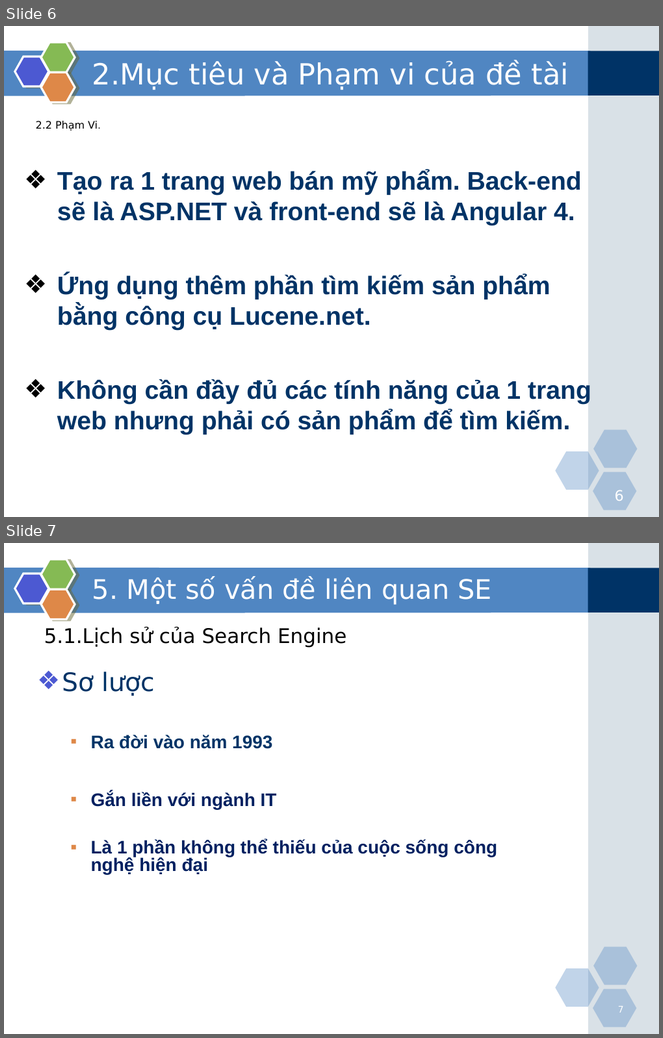
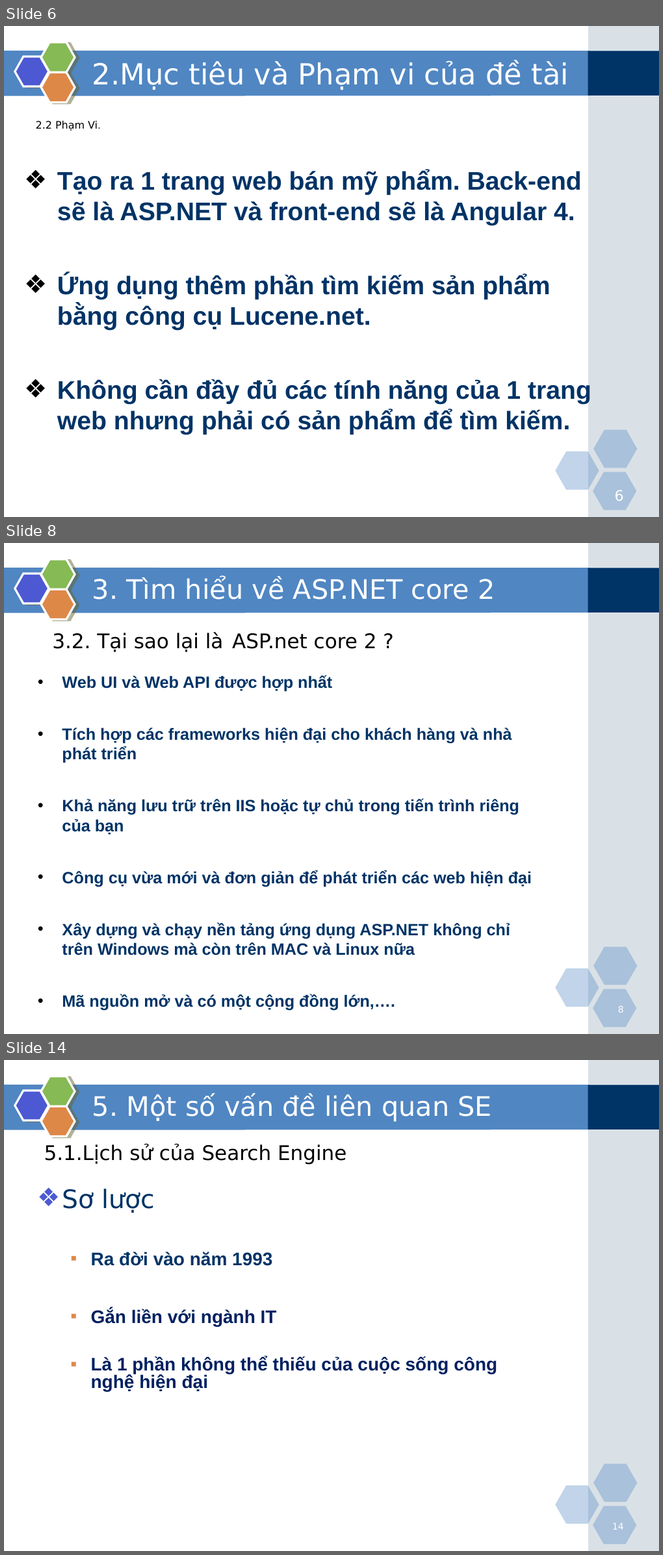
Before and after one commit to VuongVanHau/TLCN2018, a slide deck: Dec_30/ASPNET_Angular_Lucene_Thịnh_Hậu.ppt. Shown one above the other, each under a label of ours: slides 6 and 7 before the commit, slides 6, 8 and 14 after it; the slides between them are not shown. The pictures are 663x1038 and 663x1555 pixels, drawn with LibreOffice and Linux fonts; fonts in the diff are those of the drawing. Boxes give left, top, right and bottom in pixels: in the first picture for what was removed or moved away, otherwise in the second. Text is boxed around its words. In the diff, an @@ line names an element or a change of style, - is before the commit and + after.

```diff
--- a/Dec_30/ASPNET_Angular_Lucene_Thịnh_Hậu.ppt
+++ b/Dec_30/ASPNET_Angular_Lucene_Thịnh_Hậu.ppt
@@ slide 8 added at <box>4,543,659,1034</box>, background #FFFFFF; not listed: 9 template elements that a slide beside it also shows @@
@@ text added at <box>92,577,495,600</box>, 29.6 pt, text #FFFFFF @@
+3. Tìm hiểu về ASP.NET core 2
@@ text added at <box>52,632,377,652</box>, 22.2 pt, text #000000 @@
+13.2. Tại sao lại là ASP.net core 2 ?
@@ text added at <box>62,675,532,1011</box>, 18 pt, text #003366, bold @@
+• Web UI và Web API được hợp nhất
+• Tích hợp các frameworks hiện đại cho khách hàng và nhà phát triển
+• Khả năng lưu trữ trên IIS hoặc tự chủ trong tiến trình riêng của bạn
+• Công cụ vừa mới và đơn giản để phát triển các web hiện đại
+• Xây dựng và chạy nền tảng ứng dụng ASP.NET không chỉ trên Windows mà còn trên MAC và Linux nữa
+• Mã nguồn mở và có một cộng đồng lớn,….
@@ page number added at <box>618,1006,624,1013</box>, 10 pt, text #FFFFFF @@
+8
@@ what was slide 7 is now slide 14 @@
@@ page number at <box>612,1523,624,1530</box>: text changed @@
-7
+14
```
Also in this commit, not shown: 1 slide changed, 6 other slides added, 1 other file.
